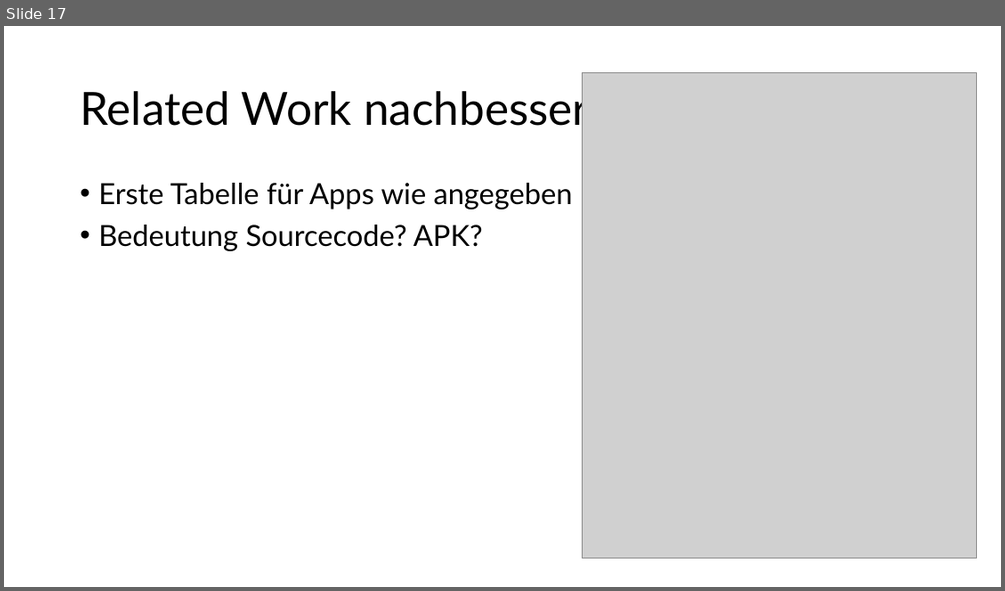
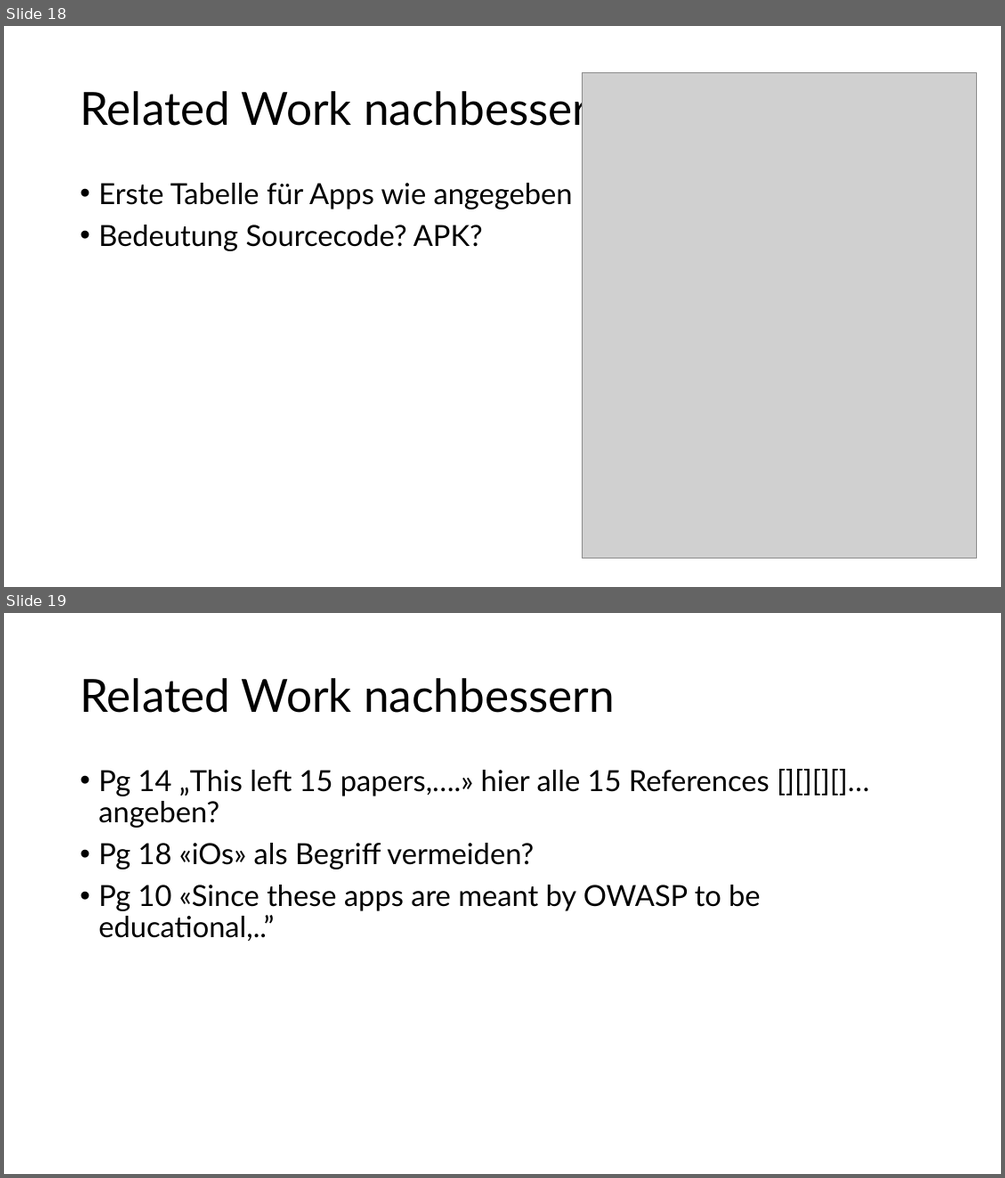
Before and after one commit to domi-cmd/Reference_Application_for_OWASP_MASTG, a slide deck: dev_documents/meetings/meeting_07/meeting_07.pptx. Shown one above the other, each under a label of ours: slide 17 before the commit, slides 18 and 19 after it. The pictures are 1005x591 and 1005x1178 pixels, drawn with LibreOffice and Linux fonts; fonts in the diff are those of the drawing; grey boxes stand for pictures. Boxes give left, top, right and bottom in pixels: in the first picture for what was removed or moved away, otherwise in the second. Text is boxed around its words. In the diff, an @@ line names an element or a change of style, - is before the commit and + after.

```diff
--- a/dev_documents/meetings/meeting_07/meeting_07.pptx
+++ b/dev_documents/meetings/meeting_07/meeting_07.pptx
@@ slide 19 added at (4,613,1001,1174), background #FFFFFF @@
@@ title added at (80,678,615,713), 44 pt, text #000000 @@
+Related Work nachbessern
@@ text added at (98,770,769,941), 28 pt, text #000000 @@
+• Pg 14 „This left 15 papers,….» hier alle 15 References [][][][]… angeben?
+• Pg 18 «iOs» als Begriff vermeiden?
+• Pg 10 «Since these apps are meant by OWASP to be educational,..”
@@ what was slide 17 is now slide 18 @@
```
Also in this commit, not shown: 2 slides changed, 1 other slide added, 5 other files.
